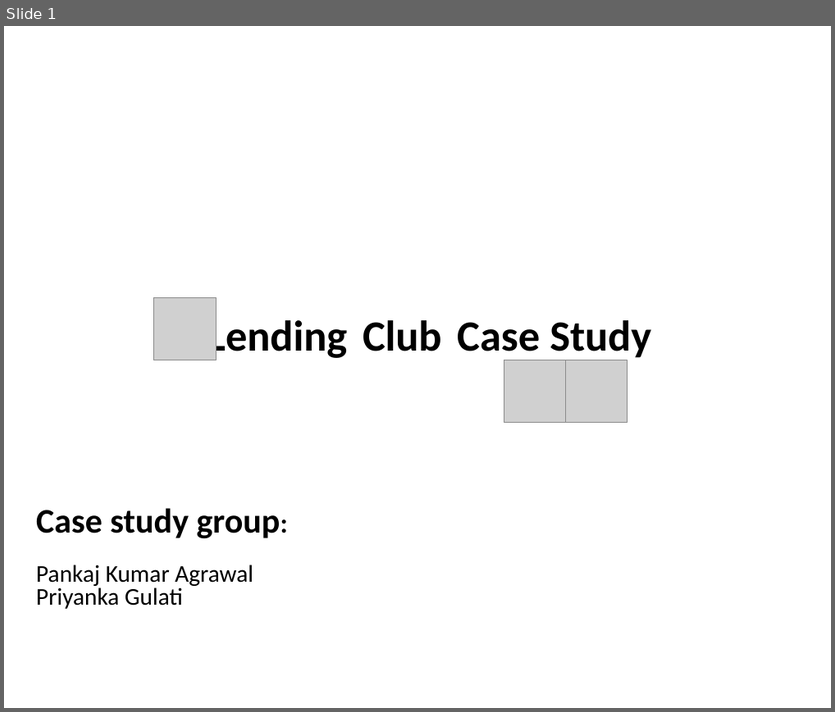
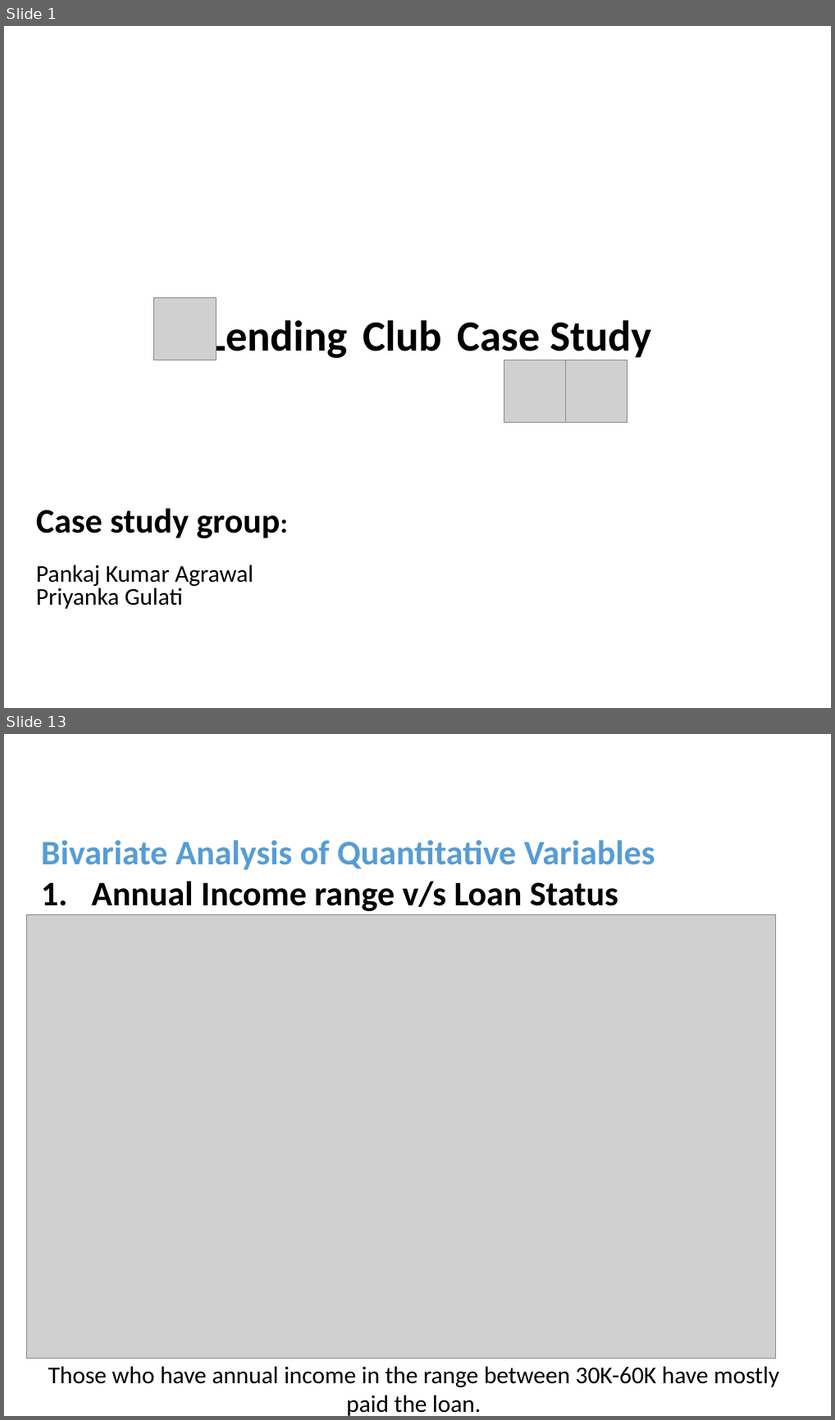
Before and after one commit to pankaj8blr/lendingClub, a slide deck: lending_club_case_study.pptx. Shown one above the other, each under a label of ours: slide 1 before the commit, slides 1 and 13 after it; the slides between them are not shown. The pictures are 835x712 and 835x1420 pixels, drawn with LibreOffice and Linux fonts; fonts in the diff are those of the drawing; grey boxes stand for pictures; background and template pictures are left out. Boxes give left, top, right and bottom in pixels: in the first picture for what was removed or moved away, otherwise in the second. Text is boxed around its words. In the diff, an @@ line names an element or a change of style, - is before the commit and + after.

```diff
--- a/lending_club_case_study.pptx
+++ b/lending_club_case_study.pptx
@@ slide 13 added at box(4, 734, 831, 1416), background #FFFFFF @@
@@ text added at box(41, 840, 655, 911), 40 pt, text #569CD6, bold @@
+Bivariate Analysis of Quantitative Variables
+1. Annual Income range v/s Loan Status
@@ picture added at box(27, 914, 776, 1358) @@
@@ text added at box(48, 1366, 779, 1416), 28 pt, text #000000 @@
+Those who have annual income in the range between 30K-60K have mostly paid the loan.
```
Also in this commit, not shown: 5 slides changed, 14 other slides added, 1 slide removed, 2 other files.
